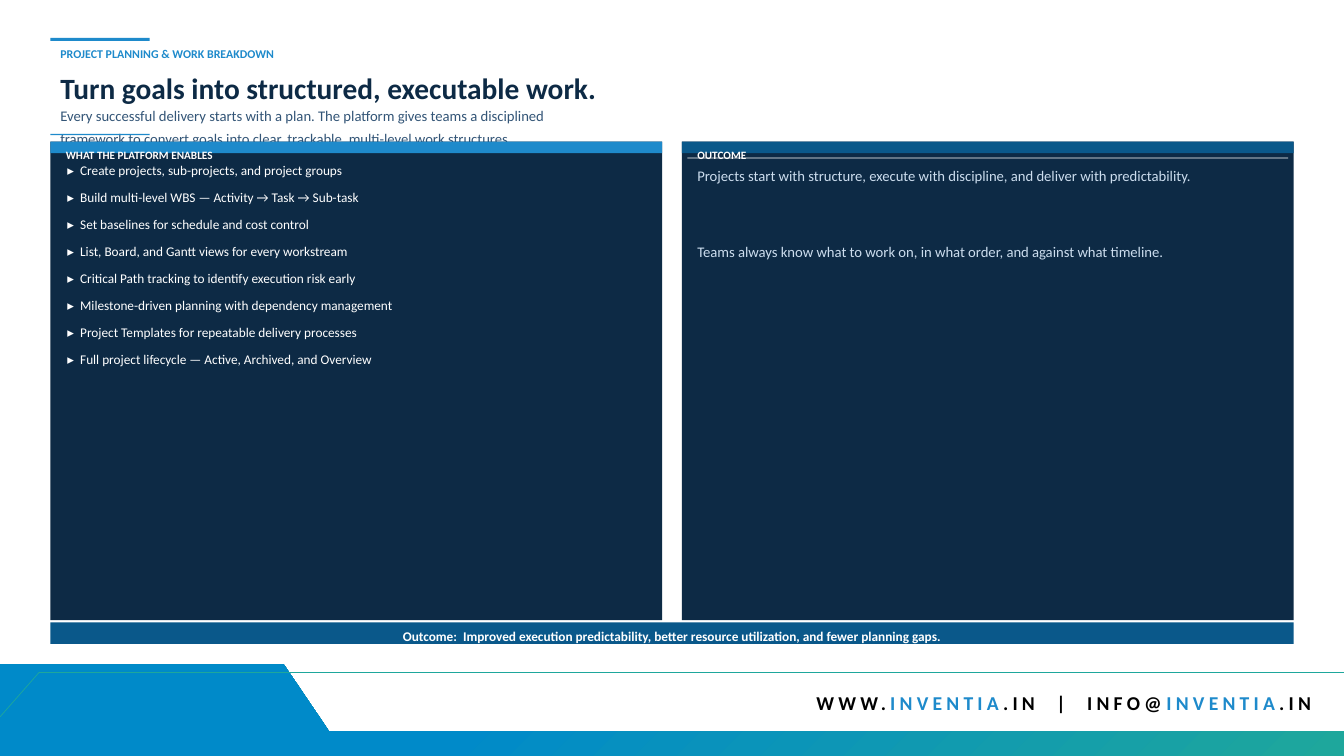
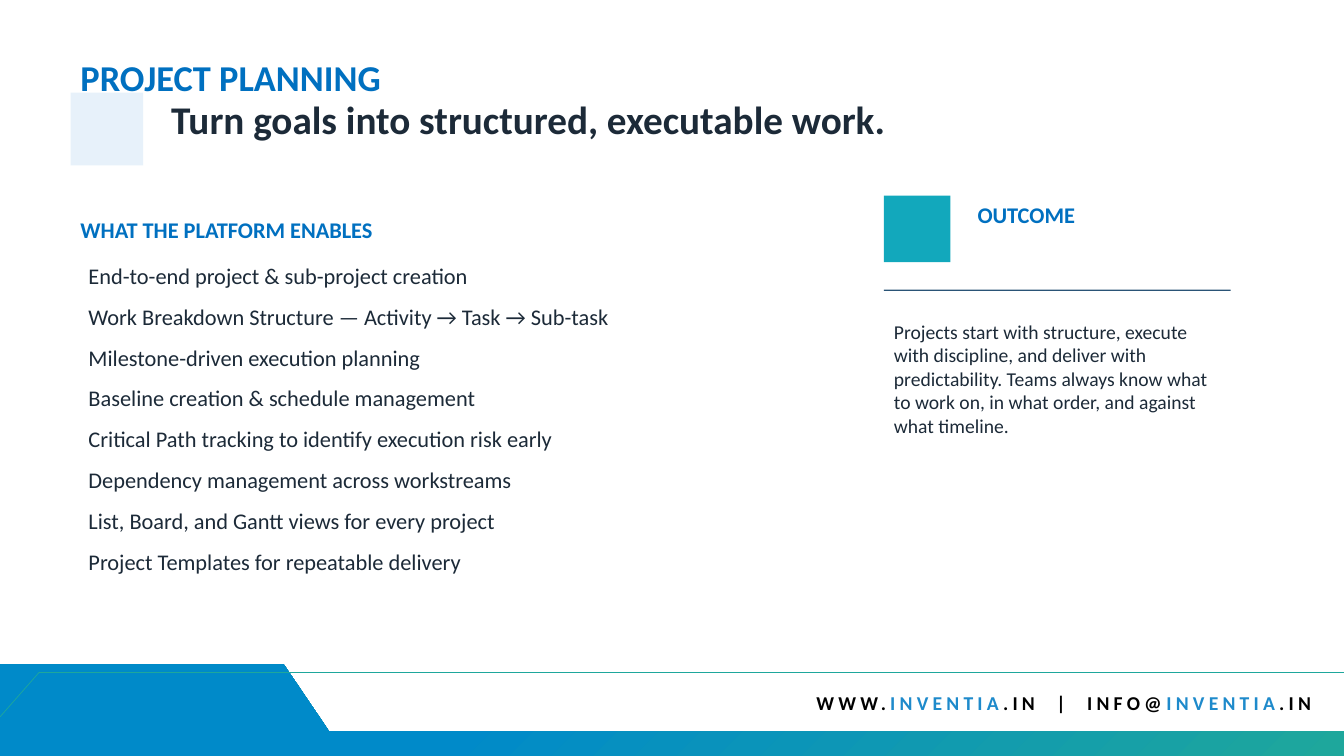
Before and after one commit to Harrsh25/Web-Clone, a slide deck: slide 5 of WFM_Platform_Generic_Professional.pptx. Drawn at 1344x756 pixels with LibreOffice and Linux fonts; fonts in the diff are those of the drawing; background and template pictures are left out. Boxes give left, top, right and bottom in pixels: in the first picture for what was removed or moved away, otherwise in the second. Text is boxed around its words. In the diff, an @@ line names an element or a change of style, - is before the commit and + after.

```diff
--- a/WFM_Platform_Generic_Professional.pptx
+++ b/WFM_Platform_Generic_Professional.pptx
@@ rectangle removed at box(50, 38, 149, 41) @@
@@ text at box(80, 67, 381, 92): text changed; size 8.5 to 26 pt; text colour #1E8ACB to #0070C0 @@
-PROJECT PLANNING & WORK BREAKDOWN
+PROJECT PLANNING
@@ text removed at box(60, 110, 544, 149) @@
-Every successful delivery starts with a plan. The platform gives teams a disciplined
-framework to convert goals into clear, trackable, multi-level work structures.
@@ rectangle: place and size @@
-rectangle at box(50, 134, 149, 135)
+rectangle at box(71, 93, 143, 165)
@@ rectangle at box(71, 93, 143, 165): fill #1E8ACB to #E7F1FA @@
@@ text "Turn goals into structured, executable ...": place and size @@
-text "Turn goals into structured, executable ..." at box(60, 78, 596, 104)
+text "Turn goals into structured, executable ..." at box(171, 106, 885, 141)
@@ text "Turn goals into structured, executable ..." at box(171, 106, 885, 141): size 21 to 28 pt, text colour #0D2A45 to #1C2A38 @@
@@ rectangle removed at box(50, 142, 662, 621) @@
@@ rectangle removed at box(50, 142, 662, 153) @@
@@ rectangle removed at box(683, 142, 1295, 621) @@
@@ rectangle removed at box(683, 142, 1295, 153) @@
@@ text removed at box(80, 165, 342, 178) @@
-▸ Create projects, sub-projects, and project groups
@@ rectangle removed at box(688, 157, 1289, 158) @@
@@ text removed at box(80, 192, 359, 204) @@
-▸ Build multi-level WBS — Activity → Task → Sub-task
@@ rectangle added at box(884, 196, 951, 262), fill #12A8BC @@
@@ text "OUTCOME" at box(978, 208, 1075, 223): size 8 to 16 pt, text colour #FFFFFF to #0070C0 @@
@@ text "OUTCOME": place and size @@
-text "OUTCOME" at box(697, 151, 746, 163)
+text "OUTCOME" at box(978, 208, 1075, 223)
@@ text "WHAT THE PLATFORM ENABLES": place and size @@
-text "WHAT THE PLATFORM ENABLES" at box(66, 150, 212, 163)
+text "WHAT THE PLATFORM ENABLES" at box(80, 223, 372, 238)
@@ text "WHAT THE PLATFORM ENABLES" at box(80, 223, 372, 238): size 8 to 16 pt, text colour #FFFFFF to #0070C0 @@
@@ text removed at box(80, 219, 309, 229) @@
-▸ Set baselines for schedule and cost control
@@ text removed at box(80, 246, 347, 258) @@
-▸ List, Board, and Gantt views for every workstream
@@ text added at box(88, 268, 608, 574), 16 pt, text #1C2A38 @@
+End-to-end project & sub-project creation
+Work Breakdown Structure — Activity → Task → Sub-task
+Milestone-driven execution planning
+Baseline creation & schedule management
+Critical Path tracking to identify execution risk early
+Dependency management across workstreams
+List, Board, and Gantt views for every project
+Project Templates for repeatable delivery
@@ text removed at box(80, 273, 356, 286) @@
-▸ Critical Path tracking to identify execution risk early
@@ rectangle added at box(884, 289, 1231, 290), fill #2A5476 @@
@@ text removed at box(80, 300, 392, 313) @@
-▸ Milestone-driven planning with dependency management
@@ text removed at box(80, 327, 357, 340) @@
-▸ Project Templates for repeatable delivery processes
@@ text at box(894, 325, 1207, 433): text changed; size 10.5 to 14 pt; text colour #CCDDEE to #1C2A38 @@
-Projects start with structure, execute with discipline, and deliver with predictability.
-Teams always know what to work on, in what order, and against what timeline.
+Projects start with structure, execute with discipline, and deliver with predictability. Teams always know what to work on, in what order, and against what timeline.
@@ text removed at box(80, 354, 372, 367) @@
-▸ Full project lifecycle — Active, Archived, and Overview
@@ rectangle removed at box(50, 622, 1294, 643) @@
@@ text removed at box(403, 631, 941, 645) @@
-Outcome: Improved execution predictability, better resource utilization, and fewer planning gaps.
```
Also in this commit, not shown: 10 other slides changed, 2 slides added, 2 slides removed.
